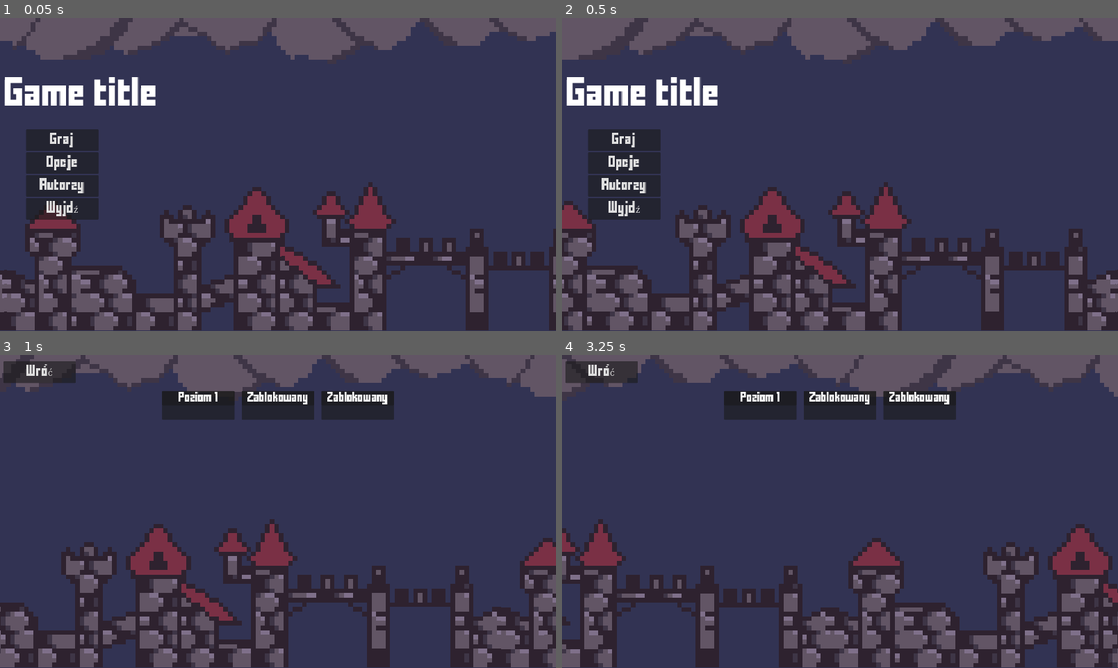
Above: before the commit, frames 1-4 (two rows, left to right).
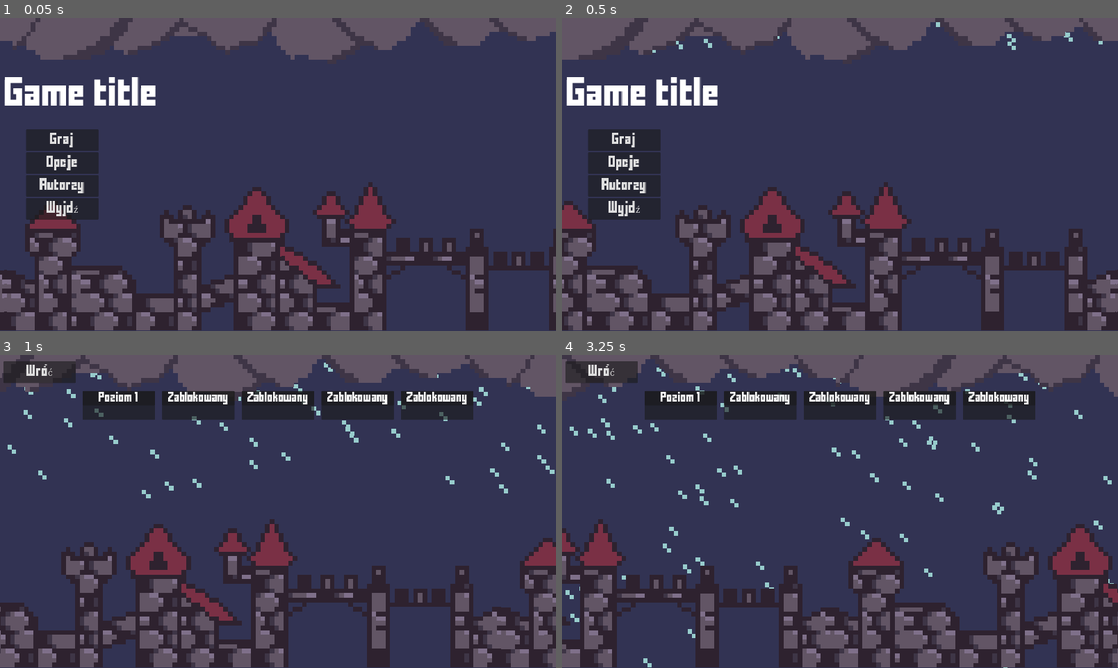
Above: after the commit, the same moments.

Repository: lolo111channel/GodocikJam
Game: Godot game, scene res://Levels/main_menu.tscn
Two runs of this game, one before a commit and one after it. Both use one fixed random seed, a clock stepped at 60 frames per second and the inputs below. The engine's default icon, where the game draws it, is replaced by a stand-in: a white triangle on a blue panel in a dark square.
Inputs (mouse positions are in pixels of both pictures, inside the frame that each line leads up to):
- Up to frame 1 (0.05 s): no input
- Up to frame 2 (0.5 s): no input
- Up to frame 3 (1 s): click "Graj" at 0.5 s
- Up to frame 4 (3.25 s): move the mouse to (962, 495) at 1.27 s; click (962, 495) at 1.35 s; move the mouse to (728, 527) at 2.02 s; hold Down (ui_down) 2.03-2.78 s; click (728, 527) at 2.1 s; move the mouse to (895, 442) at 2.77 s; click (895, 442) at 2.85 s

Frame 1 is identical in both runs. In frame 2, 0.1% of the frame differs, in the area x 16-98%, y 1-12%; in frame 3, 3.3%; in frame 4, 3.8%, in the area x 0-100%, y 4-100%.

Commit message:
Rain in the main  menu

Diff:
--- a/Levels/main_menu.tscn
+++ b/Levels/main_menu.tscn
@@ -1,6 +1,8 @@
-[gd_scene load_steps=11 format=3 uid="uid://drs0xtmvvh08m"]
-
+[gd_scene load_steps=14 format=3 uid="uid://drs0xtmvvh08m"]
+
+[ext_resource type="Texture2D" uid="uid://djtud2sksib85" path="res://Graphics/Rain.png" id="1_n7hvm"]
 [ext_resource type="Script" path="res://Scripts/UI/MainMenu/MainMenu.gd" id="1_s8s0s"]
+[ext_resource type="Script" path="res://Scripts/Rain.gd" id="1_vvokh"]
 [ext_resource type="Texture2D" uid="uid://ornkt6vqwcot" path="res://Graphics/MenuBackgroundBuildings.png" id="1_xbn36"]
 [ext_resource type="Script" path="res://Scripts/UI/LevelsSelector/LevelsSelector.gd" id="2_72fx4"]
 [ext_resource type="Texture2D" uid="uid://cc5xn7csq4ysd" path="res://Graphics/MenuBackgroundClouds.png" id="2_hv64b"]
@@ -9,6 +11,17 @@
 
 [sub_resource type="StyleBoxFlat" id="StyleBoxFlat_yujl3"]
 bg_color = Color(0.196078, 0.2, 0.32549, 1)
+
+[sub_resource type="ParticleProcessMaterial" id="ParticleProcessMaterial_70boj"]
+emission_shape = 3
+emission_box_extents = Vector3(1500, 1, 1)
+particle_flag_disable_z = true
+gravity = Vector3(1000, 1000, 0)
+orbit_velocity_min = 0.0
+orbit_velocity_max = 0.0
+scale_min = 15.0
+scale_max = 15.0
+color = Color(0.592157, 0.8, 0.8, 1)
 
 [sub_resource type="Animation" id="Animation_5i2c2"]
 length = 0.001
@@ -58,6 +71,14 @@
 offset_bottom = 3089.0
 theme_override_styles/panel = SubResource("StyleBoxFlat_yujl3")
 
+[node name="Rain" type="GPUParticles2D" parent="."]
+position = Vector2(799, -17)
+amount = 150
+process_material = SubResource("ParticleProcessMaterial_70boj")
+texture = ExtResource("1_n7hvm")
+lifetime = 1.5
+script = ExtResource("1_vvokh")
+
 [node name="Sprite2D" type="Sprite2D" parent="."]
 position = Vector2(952, 823)
 scale = Vector2(16, 16)
@@ -229,8 +250,24 @@
 layout_mode = 2
 level_path = "res://Levels/level_3.tscn"
 level_id = 2
+level_that_will_unlock = 3
+level_name = "Poziom 3"
+is_unlock = false
+
+[node name="Level4" parent="CanvasLayer/LevelsSelector/GridContainer/Levels/Grid" instance=ExtResource("3_0id4f")]
+layout_mode = 2
+level_path = "res://Levels/level_4.tscn"
+level_id = 3
+level_that_will_unlock = 4
+level_name = "Poziom 4"
+is_unlock = false
+
+[node name="Level5" parent="CanvasLayer/LevelsSelector/GridContainer/Levels/Grid" instance=ExtResource("3_0id4f")]
+layout_mode = 2
+level_path = "res://Levels/level_5.tscn"
+level_id = 4
 level_that_will_unlock = -1
-level_name = "Poziom 3"
+level_name = "Poziom 5"
 is_unlock = false
 
 [node name="MainMenuCamera" type="Camera2D" parent="."]
--- /dev/null
+++ b/Scripts/Rain.gd
@@ -0,0 +1,6 @@
+extends GPUParticles2D
+
+@onready var main_menu_camera = $"../MainMenuCamera"
+
+func _process(delta):
+	global_position.x = main_menu_camera.global_position.x
Binary file changed: Graphics/MenuBackgroundBuildings.png
Binary file added: Graphics/Rain.png
Not shown, added: Graphics/Rain.png.import
